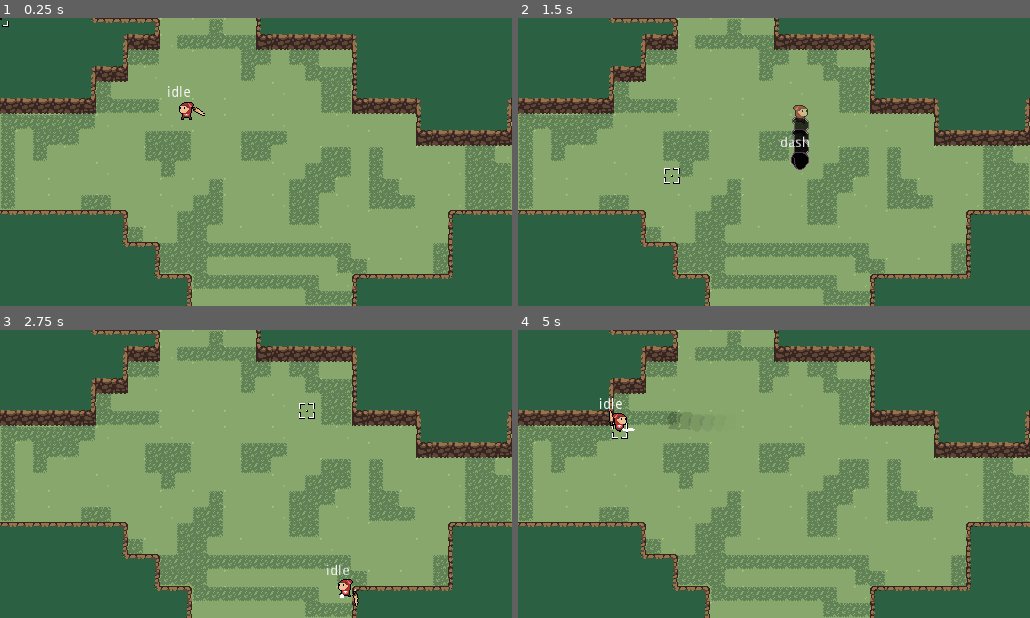
Above: before the commit, frames 1-4 (two rows, left to right).
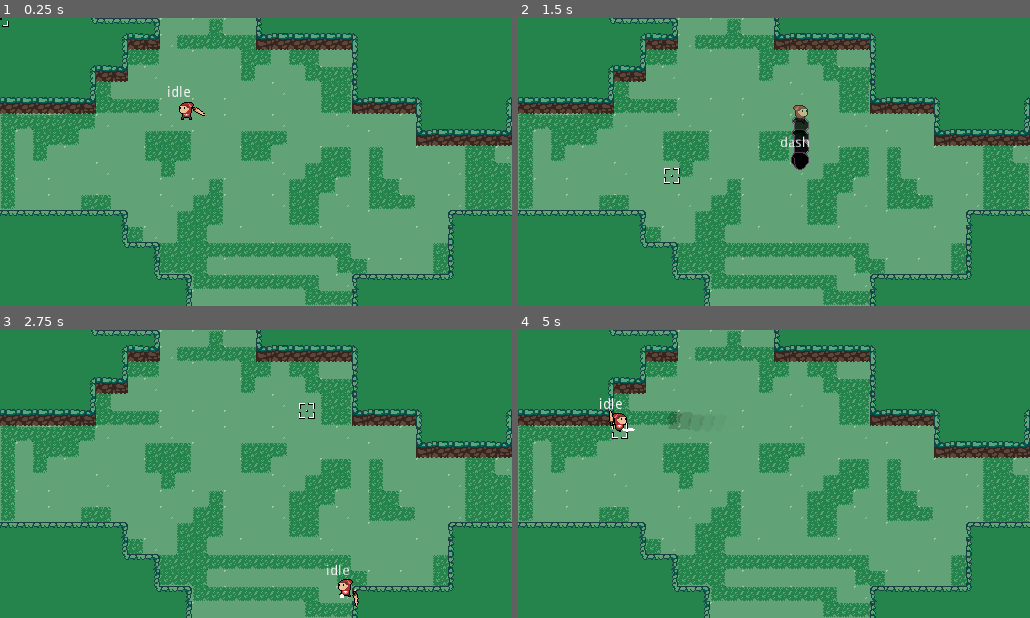
Above: after the commit, the same moments.

Repository: Boyquotes/Shadow
Game: Godot game, scene res://Main World.tscn
Same seed, same stepped clock (60 frames per second), same inputs: the game is played once before the commit and once after it.
Inputs (mouse positions are in pixels of both pictures, inside the frame that each line leads up to):
- Up to frame 1 (0.25 s): no input
- Up to frame 2 (1.5 s): tap Enter at 0.5 s; move the mouse to (886, 147) at 0.52 s; press the mouse at (886, 147) at 0.53 s; hold D (move_right) 0.53-1.28 s; move the mouse to (671, 176) at 1.27 s; release the mouse at (671, 176) at 1.28 s; hold S (move_down) from 1.28 s (still down); tap Space (dash) at 1.35 s
- Up to frame 3 (2.75 s): move the mouse to (307, 410) at 2.02 s; release S (move_down) at 2.03 s; press the mouse at (307, 410) at 2.03 s; hold D (move_right) from 2.03 s (still down)
- Up to frame 4 (5 s): move the mouse to (748, 531) at 2.77 s; release D (move_right) at 2.78 s; release the mouse at (748, 531) at 2.78 s; hold W (move_up) 2.78-3.53 s; tap Space (dash) at 2.85, 4.35 s; move the mouse to (927, 517) at 3.52 s; press the mouse at (927, 517) at 3.53 s; hold A (move_left) from 3.53 s (still down); move the mouse to (620, 430) at 4.27 s; release the mouse at (620, 430) at 4.28 s

The runs differ from the first frame. In frame 1, 97% of the frame differs, in the area x 0-100%, y 0-100%; in frame 2, 96%; in frame 3, 97%; in frame 4, 97%.

Commit message:
Updated Textures

Diff:
--- a/Main World.tscn
+++ b/Main World.tscn
@@ -31,6 +31,9 @@
 0/shapes = [  ]
 0/z_index = 0
 
+[sub_resource type="ConvexPolygonShape2D" id=2]
+points = PoolVector2Array( 0, 0, 32, 0, 32, 32, 0, 32 )
+
 [sub_resource type="ConvexPolygonShape2D" id=3]
 points = PoolVector2Array( 0, 0, 32, 0, 32, 32, 0, 32 )
 
@@ -169,10 +172,7 @@
 [sub_resource type="ConvexPolygonShape2D" id=48]
 points = PoolVector2Array( 0, 0, 32, 0, 32, 32, 0, 32 )
 
-[sub_resource type="ConvexPolygonShape2D" id=49]
-points = PoolVector2Array( 0, 0, 32, 0, 32, 32, 0, 32 )
-
-[sub_resource type="TileSet" id=2]
+[sub_resource type="TileSet" id=49]
 0/name = "Ledge.png 0"
 0/texture = ExtResource( 5 )
 0/tex_offset = Vector2( 0, 0 )
@@ -192,290 +192,290 @@
 0/navigation_offset = Vector2( 0, 0 )
 0/shape_offset = Vector2( 0, 0 )
 0/shape_transform = Transform2D( 1, 0, 0, 1, 0, 0 )
-0/shape = SubResource( 3 )
+0/shape = SubResource( 2 )
 0/shape_one_way = false
 0/shape_one_way_margin = 1.0
 0/shapes = [ {
 "autotile_coord": Vector2( 0, 0 ),
 "one_way": false,
 "one_way_margin": 1.0,
+"shape": SubResource( 2 ),
+"shape_transform": Transform2D( 1, 0, 0, 1, 0, 0 )
+}, {
+"autotile_coord": Vector2( 1, 0 ),
+"one_way": false,
+"one_way_margin": 1.0,
 "shape": SubResource( 3 ),
 "shape_transform": Transform2D( 1, 0, 0, 1, 0, 0 )
 }, {
-"autotile_coord": Vector2( 1, 0 ),
+"autotile_coord": Vector2( 2, 0 ),
 "one_way": false,
 "one_way_margin": 1.0,
 "shape": SubResource( 4 ),
 "shape_transform": Transform2D( 1, 0, 0, 1, 0, 0 )
 }, {
-"autotile_coord": Vector2( 2, 0 ),
+"autotile_coord": Vector2( 0, 1 ),
 "one_way": false,
 "one_way_margin": 1.0,
 "shape": SubResource( 5 ),
 "shape_transform": Transform2D( 1, 0, 0, 1, 0, 0 )
 }, {
-"autotile_coord": Vector2( 0, 1 ),
+"autotile_coord": Vector2( 1, 1 ),
 "one_way": false,
 "one_way_margin": 1.0,
 "shape": SubResource( 6 ),
 "shape_transform": Transform2D( 1, 0, 0, 1, 0, 0 )
 }, {
-"autotile_coord": Vector2( 1, 1 ),
+"autotile_coord": Vector2( 2, 1 ),
 "one_way": false,
 "one_way_margin": 1.0,
 "shape": SubResource( 7 ),
 "shape_transform": Transform2D( 1, 0, 0, 1, 0, 0 )
 }, {
-"autotile_coord": Vector2( 2, 1 ),
+"autotile_coord": Vector2( 0, 2 ),
 "one_way": false,
 "one_way_margin": 1.0,
 "shape": SubResource( 8 ),
 "shape_transform": Transform2D( 1, 0, 0, 1, 0, 0 )
 }, {
-"autotile_coord": Vector2( 0, 2 ),
+"autotile_coord": Vector2( 1, 2 ),
 "one_way": false,
 "one_way_margin": 1.0,
 "shape": SubResource( 9 ),
 "shape_transform": Transform2D( 1, 0, 0, 1, 0, 0 )
 }, {
-"autotile_coord": Vector2( 1, 2 ),
+"autotile_coord": Vector2( 2, 2 ),
 "one_way": false,
 "one_way_margin": 1.0,
 "shape": SubResource( 10 ),
 "shape_transform": Transform2D( 1, 0, 0, 1, 0, 0 )
 }, {
-"autotile_coord": Vector2( 2, 2 ),
+"autotile_coord": Vector2( 3, 0 ),
 "one_way": false,
 "one_way_margin": 1.0,
 "shape": SubResource( 11 ),
 "shape_transform": Transform2D( 1, 0, 0, 1, 0, 0 )
 }, {
-"autotile_coord": Vector2( 3, 0 ),
+"autotile_coord": Vector2( 3, 1 ),
 "one_way": false,
 "one_way_margin": 1.0,
 "shape": SubResource( 12 ),
 "shape_transform": Transform2D( 1, 0, 0, 1, 0, 0 )
 }, {
-"autotile_coord": Vector2( 3, 1 ),
+"autotile_coord": Vector2( 3, 2 ),
 "one_way": false,
 "one_way_margin": 1.0,
 "shape": SubResource( 13 ),
 "shape_transform": Transform2D( 1, 0, 0, 1, 0, 0 )
 }, {
-"autotile_coord": Vector2( 3, 2 ),
+"autotile_coord": Vector2( 4, 0 ),
 "one_way": false,
 "one_way_margin": 1.0,
 "shape": SubResource( 14 ),
 "shape_transform": Transform2D( 1, 0, 0, 1, 0, 0 )
 }, {
-"autotile_coord": Vector2( 4, 0 ),
+"autotile_coord": Vector2( 4, 1 ),
 "one_way": false,
 "one_way_margin": 1.0,
 "shape": SubResource( 15 ),
 "shape_transform": Transform2D( 1, 0, 0, 1, 0, 0 )
 }, {
-"autotile_coord": Vector2( 4, 1 ),
+"autotile_coord": Vector2( 4, 2 ),
 "one_way": false,
 "one_way_margin": 1.0,
 "shape": SubResource( 16 ),
 "shape_transform": Transform2D( 1, 0, 0, 1, 0, 0 )
 }, {
-"autotile_coord": Vector2( 4, 2 ),
+"autotile_coord": Vector2( 4, 3 ),
 "one_way": false,
 "one_way_margin": 1.0,
 "shape": SubResource( 17 ),
 "shape_transform": Transform2D( 1, 0, 0, 1, 0, 0 )
 }, {
-"autotile_coord": Vector2( 4, 3 ),
+"autotile_coord": Vector2( 5, 0 ),
 "one_way": false,
 "one_way_margin": 1.0,
 "shape": SubResource( 18 ),
 "shape_transform": Transform2D( 1, 0, 0, 1, 0, 0 )
 }, {
-"autotile_coord": Vector2( 5, 0 ),
+"autotile_coord": Vector2( 5, 1 ),
 "one_way": false,
 "one_way_margin": 1.0,
 "shape": SubResource( 19 ),
 "shape_transform": Transform2D( 1, 0, 0, 1, 0, 0 )
 }, {
-"autotile_coord": Vector2( 5, 1 ),
+"autotile_coord": Vector2( 5, 2 ),
 "one_way": false,
 "one_way_margin": 1.0,
 "shape": SubResource( 20 ),
 "shape_transform": Transform2D( 1, 0, 0, 1, 0, 0 )
 }, {
-"autotile_coord": Vector2( 5, 2 ),
+"autotile_coord": Vector2( 5, 3 ),
 "one_way": false,
 "one_way_margin": 1.0,
 "shape": SubResource( 21 ),
 "shape_transform": Transform2D( 1, 0, 0, 1, 0, 0 )
 }, {
-"autotile_coord": Vector2( 5, 3 ),
+"autotile_coord": Vector2( 6, 0 ),
 "one_way": false,
 "one_way_margin": 1.0,
 "shape": SubResource( 22 ),
 "shape_transform": Transform2D( 1, 0, 0, 1, 0, 0 )
 }, {
-"autotile_coord": Vector2( 6, 0 ),
+"autotile_coord": Vector2( 6, 1 ),
 "one_way": false,
 "one_way_margin": 1.0,
 "shape": SubResource( 23 ),
 "shape_transform": Transform2D( 1, 0, 0, 1, 0, 0 )
 }, {
-"autotile_coord": Vector2( 6, 1 ),
+"autotile_coord": Vector2( 6, 2 ),
 "one_way": false,
 "one_way_margin": 1.0,
 "shape": SubResource( 24 ),
 "shape_transform": Transform2D( 1, 0, 0, 1, 0, 0 )
 }, {
-"autotile_coord": Vector2( 6, 2 ),
+"autotile_coord": Vector2( 6, 3 ),
 "one_way": false,
 "one_way_margin": 1.0,
 "shape": SubResource( 25 ),
 "shape_transform": Transform2D( 1, 0, 0, 1, 0, 0 )
 }, {
-"autotile_coord": Vector2( 6, 3 ),
+"autotile_coord": Vector2( 7, 0 ),
 "one_way": false,
 "one_way_margin": 1.0,
 "shape": SubResource( 26 ),
 "shape_transform": Transform2D( 1, 0, 0, 1, 0, 0 )
 }, {
-"autotile_coord": Vector2( 7, 0 ),
+"autotile_coord": Vector2( 7, 1 ),
 "one_way": false,
 "one_way_margin": 1.0,
 "shape": SubResource( 27 ),
 "shape_transform": Transform2D( 1, 0, 0, 1, 0, 0 )
 }, {
-"autotile_coord": Vector2( 7, 1 ),
+"autotile_coord": Vector2( 7, 2 ),
 "one_way": false,
 "one_way_margin": 1.0,
 "shape": SubResource( 28 ),
 "shape_transform": Transform2D( 1, 0, 0, 1, 0, 0 )
 }, {
-"autotile_coord": Vector2( 7, 2 ),
+"autotile_coord": Vector2( 7, 3 ),
 "one_way": false,
 "one_way_margin": 1.0,
 "shape": SubResource( 29 ),
 "shape_transform": Transform2D( 1, 0, 0, 1, 0, 0 )
 }, {
-"autotile_coord": Vector2( 7, 3 ),
+"autotile_coord": Vector2( 8, 0 ),
 "one_way": false,
 "one_way_margin": 1.0,
 "shape": SubResource( 30 ),
 "shape_transform": Transform2D( 1, 0, 0, 1, 0, 0 )
 }, {
-"autotile_coord": Vector2( 8, 0 ),
+"autotile_coord": Vector2( 8, 1 ),
 "one_way": false,
 "one_way_margin": 1.0,
 "shape": SubResource( 31 ),
 "shape_transform": Transform2D( 1, 0, 0, 1, 0, 0 )
 }, {
-"autotile_coord": Vector2( 8, 1 ),
+"autotile_coord": Vector2( 8, 2 ),
 "one_way": false,
 "one_way_margin": 1.0,
 "shape": SubResource( 32 ),
 "shape_transform": Transform2D( 1, 0, 0, 1, 0, 0 )
 }, {
-"autotile_coord": Vector2( 8, 2 ),
+"autotile_coord": Vector2( 8, 3 ),
 "one_way": false,
 "one_way_margin": 1.0,
 "shape": SubResource( 33 ),
 "shape_transform": Transform2D( 1, 0, 0, 1, 0, 0 )
 }, {
-"autotile_coord": Vector2( 8, 3 ),
+"autotile_coord": Vector2( 9, 0 ),
 "one_way": false,
 "one_way_margin": 1.0,
 "shape": SubResource( 34 ),
 "shape_transform": Transform2D( 1, 0, 0, 1, 0, 0 )
 }, {
-"autotile_coord": Vector2( 9, 0 ),
+"autotile_coord": Vector2( 9, 1 ),
 "one_way": false,
 "one_way_margin": 1.0,
 "shape": SubResource( 35 ),
 "shape_transform": Transform2D( 1, 0, 0, 1, 0, 0 )
 }, {
-"autotile_coord": Vector2( 9, 1 ),
+"autotile_coord": Vector2( 9, 2 ),
 "one_way": false,
 "one_way_margin": 1.0,
 "shape": SubResource( 36 ),
 "shape_transform": Transform2D( 1, 0, 0, 1, 0, 0 )
 }, {
-"autotile_coord": Vector2( 9, 2 ),
+"autotile_coord": Vector2( 9, 3 ),
 "one_way": false,
 "one_way_margin": 1.0,
 "shape": SubResource( 37 ),
 "shape_transform": Transform2D( 1, 0, 0, 1, 0, 0 )
 }, {
-"autotile_coord": Vector2( 9, 3 ),
+"autotile_coord": Vector2( 10, 2 ),
 "one_way": false,
 "one_way_margin": 1.0,
 "shape": SubResource( 38 ),
 "shape_transform": Transform2D( 1, 0, 0, 1, 0, 0 )
 }, {
-"autotile_coord": Vector2( 10, 2 ),
+"autotile_coord": Vector2( 10, 3 ),
 "one_way": false,
 "one_way_margin": 1.0,
 "shape": SubResource( 39 ),
 "shape_transform": Transform2D( 1, 0, 0, 1, 0, 0 )
 }, {
-"autotile_coord": Vector2( 10, 3 ),
+"autotile_coord": Vector2( 8, 4 ),
 "one_way": false,
 "one_way_margin": 1.0,
 "shape": SubResource( 40 ),
 "shape_transform": Transform2D( 1, 0, 0, 1, 0, 0 )
 }, {
-"autotile_coord": Vector2( 8, 4 ),
+"autotile_coord": Vector2( 7, 4 ),
 "one_way": false,
 "one_way_margin": 1.0,
 "shape": SubResource( 41 ),
 "shape_transform": Transform2D( 1, 0, 0, 1, 0, 0 )
 }, {
-"autotile_coord": Vector2( 7, 4 ),
+"autotile_coord": Vector2( 6, 4 ),
 "one_way": false,
 "one_way_margin": 1.0,
 "shape": SubResource( 42 ),
 "shape_transform": Transform2D( 1, 0, 0, 1, 0, 0 )
 }, {
-"autotile_coord": Vector2( 6, 4 ),
+"autotile_coord": Vector2( 5, 4 ),
 "one_way": false,
 "one_way_margin": 1.0,
 "shape": SubResource( 43 ),
 "shape_transform": Transform2D( 1, 0, 0, 1, 0, 0 )
 }, {
-"autotile_coord": Vector2( 5, 4 ),
+"autotile_coord": Vector2( 4, 4 ),
 "one_way": false,
 "one_way_margin": 1.0,
 "shape": SubResource( 44 ),
 "shape_transform": Transform2D( 1, 0, 0, 1, 0, 0 )
 }, {
-"autotile_coord": Vector2( 4, 4 ),
+"autotile_coord": Vector2( 3, 3 ),
 "one_way": false,
 "one_way_margin": 1.0,
 "shape": SubResource( 45 ),
 "shape_transform": Transform2D( 1, 0, 0, 1, 0, 0 )
 }, {
-"autotile_coord": Vector2( 3, 3 ),
+"autotile_coord": Vector2( 2, 3 ),
 "one_way": false,
 "one_way_margin": 1.0,
 "shape": SubResource( 46 ),
 "shape_transform": Transform2D( 1, 0, 0, 1, 0, 0 )
 }, {
-"autotile_coord": Vector2( 2, 3 ),
+"autotile_coord": Vector2( 1, 3 ),
 "one_way": false,
 "one_way_margin": 1.0,
 "shape": SubResource( 47 ),
 "shape_transform": Transform2D( 1, 0, 0, 1, 0, 0 )
 }, {
-"autotile_coord": Vector2( 1, 3 ),
+"autotile_coord": Vector2( 0, 3 ),
 "one_way": false,
 "one_way_margin": 1.0,
 "shape": SubResource( 48 ),
-"shape_transform": Transform2D( 1, 0, 0, 1, 0, 0 )
-}, {
-"autotile_coord": Vector2( 0, 3 ),
-"one_way": false,
-"one_way_margin": 1.0,
-"shape": SubResource( 49 ),
 "shape_transform": Transform2D( 1, 0, 0, 1, 0, 0 )
 } ]
 0/z_index = 0
Binary file changed: Art/Tilesets/Basic_Grass.png
Binary file changed: Art/Tilesets/Ledge.png
Binary file changed: Art/Tilesets/Tall_Grass.png
Not shown: 1 places in Main World.tscn that only renumber resources
Not shown, changed: Art/Tilesets/Basic_Grass.pyxel
Not shown, changed: Art/Tilesets/Ledge.pyxel
Not shown, changed: Art/Tilesets/Tall_Grass.pyxel
